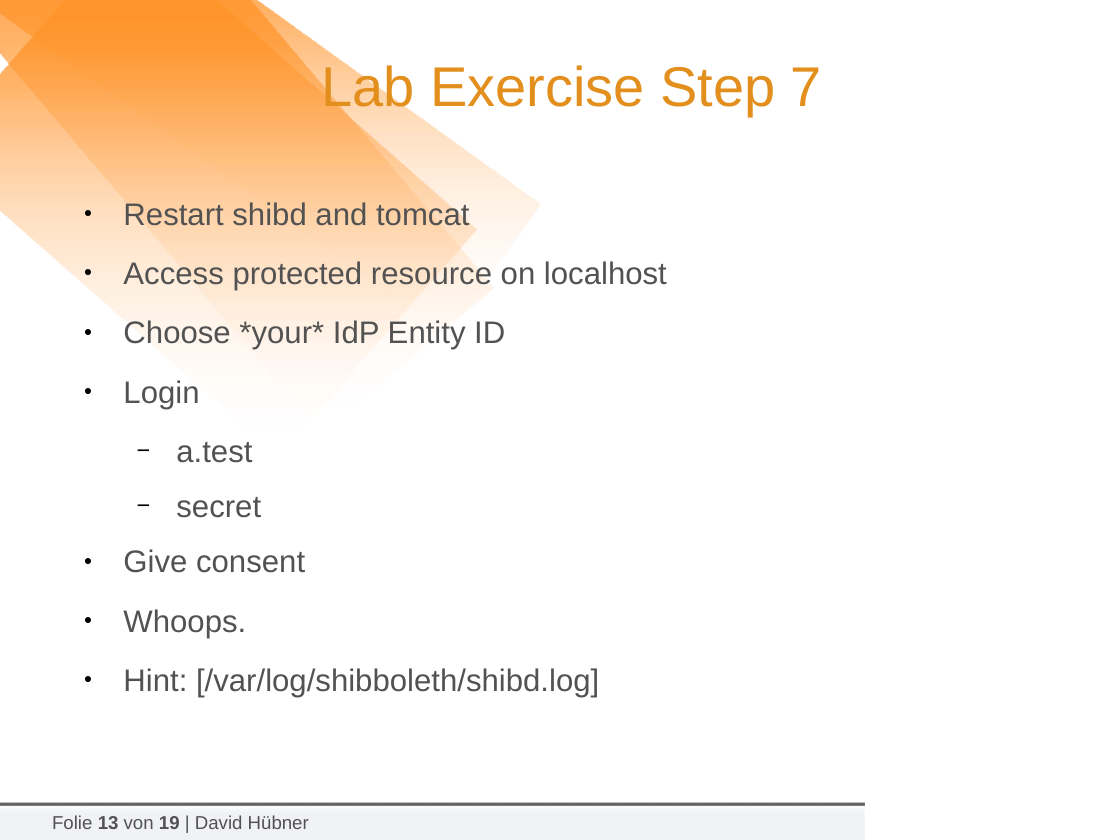
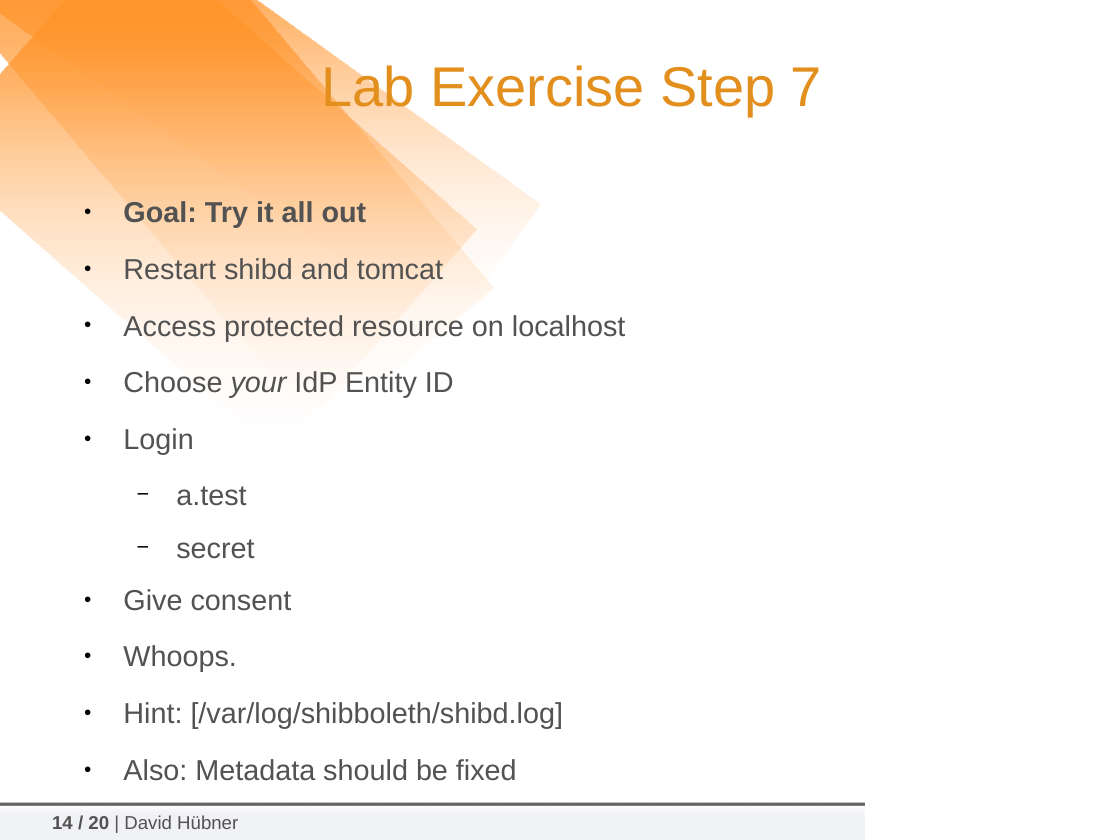
Before and after one commit to tiime2018/lab1, a slide deck: slide 14 of slides/2018-02-06_TIIME-Shibboleth-07-Hands-On.odp (slide 13 before the commit). Drawn at 1120x840 pixels with LibreOffice and Linux fonts; fonts in the diff are those of the drawing; background and template pictures are left out. Boxes give left, top, right and bottom in pixels: in the first picture for what was removed or moved away, otherwise in the second. Text is boxed around its words. In the diff, an @@ line names an element or a change of style, - is before the commit and + after.

```diff
--- a/slides/2018-02-06_TIIME-Shibboleth-07-Hands-On.odp
+++ b/slides/2018-02-06_TIIME-Shibboleth-07-Hands-On.odp
@@ text at [123,201,367,228]: paragraph added @@
+● Goal: Try it all out
@@ text at [123,258,626,728]: size 20 to 18.5 pt in "Restart shibd and tomcat", "Access protected resource on localhost", "Login", "a.test" and 4 more places @@
@@ text at [123,371,454,398]: text changed; size 20 to 18.5 pt @@
-● Choose *your* IdP Entity ID
+● Choose your IdP Entity ID
@@ text at [123,759,517,781]: paragraph added @@
+● Also: Metadata should be fixed
@@ text at [52,815,238,829]: text changed @@
-Folie 13 von 19 | David Hübner
+14 / 20 | David Hübner
```
Also in this commit, not shown: 15 other slides changed, 1 slide added, 1 other file.
